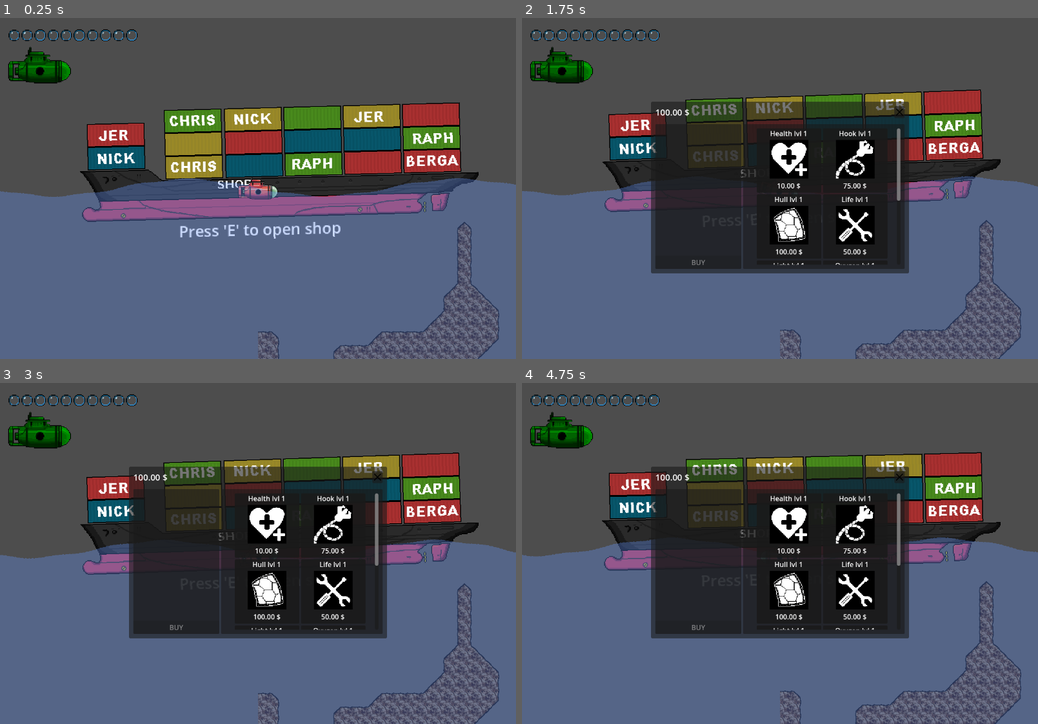
Above: before the commit, frames 1-4 (two rows, left to right).
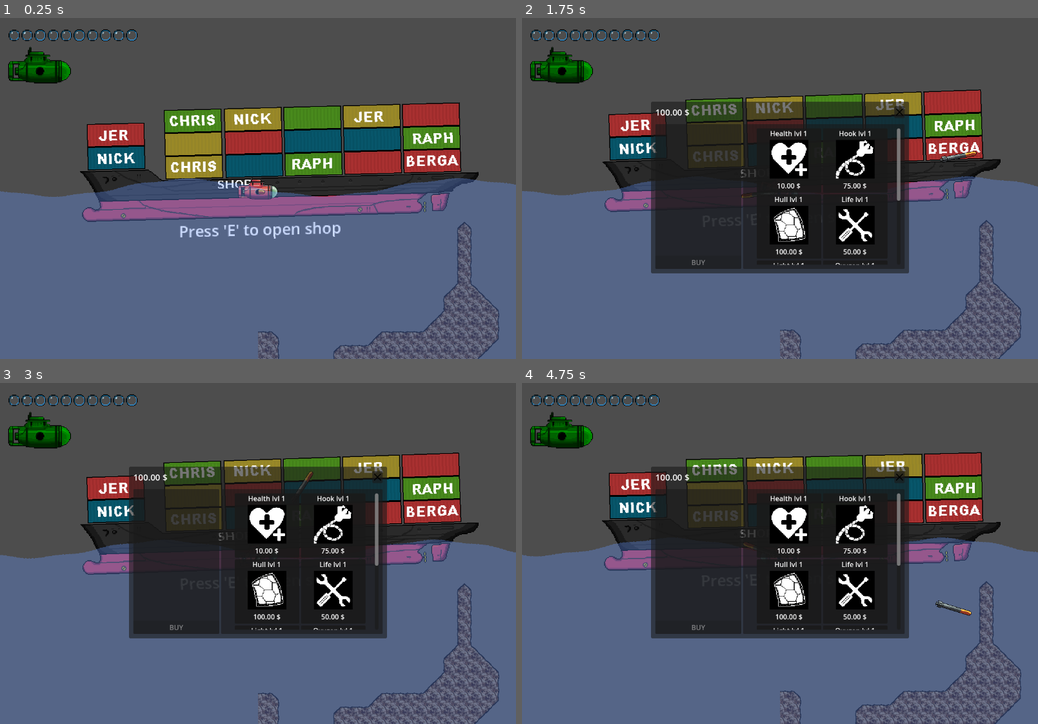
Above: after the commit, the same moments.

Repository: misterbamboo/ld57
Game: Godot game, scene res://MainGame.tscn
The game is run twice, just before and just after one commit, with the same random seed, the same clock (stepped at 60 frames per second) and the same inputs.
Inputs (mouse positions are in pixels of both pictures, inside the frame that each line leads up to):
- Up to frame 1 (0.25 s): no input
- Up to frame 2 (1.75 s): tap E at 0.5, 1.25, 1.35 s; move the mouse to (893, 171) at 0.52 s; hold Right (sub_right) 0.53-1.28 s; tap R at 0.6 s; click (893, 171) at 0.67 s; move the mouse to (676, 205) at 1.27 s; hold Down (sub_down) from 1.28 s (still down); click (676, 205) at 1.42 s
- Up to frame 3 (3 s): tap E at 2, 2.75, 2.85 s; move the mouse to (309, 478) at 2.02 s; release Down (sub_down) at 2.03 s; hold Right (sub_right) 2.03-2.78 s; tap R at 2.1 s; click (309, 478) at 2.17 s; move the mouse to (232, 621) at 2.77 s; hold Up (sub_up) from 2.78 s (still down); click (232, 621) at 2.92 s
- Up to frame 4 (4.75 s): tap E at 3.5, 4.25, 4.35 s; move the mouse to (934, 604) at 3.52 s; release Up (sub_up) at 3.53 s; hold Left (sub_left) from 3.53 s (still down); tap R at 3.6 s; click (934, 604) at 3.67 s; move the mouse to (625, 502) at 4.27 s; click (625, 502) at 4.42 s

The runs differ from the first frame. In frame 1, less than 0.1% of the frame differs, in the area x 50-52%, y 50-52%; in frame 2, less than 0.1%; in frame 3, less than 0.1%; in frame 4, 0.1%, in the area x 43-88%, y 47-69%.

Commit message:
feat: Finish torpido and explosion

Diff:
--- a/src/godotproject/CameraManagement/submarinefollow.gd
+++ b/src/godotproject/CameraManagement/submarinefollow.gd
@@ -1,7 +1,6 @@
 extends Camera2D
 
 @export var target: RigidBody2D
-@export var subdetails: Submarine
 @export var smoothing: float = 0.1
 @export var targetoffset: Vector2 = Vector2(0, 0)
 
@@ -18,7 +17,7 @@
 	_check_if_should_reload_map_viewport_page()
 
 func _check_if_should_reload_map_viewport_page():
-	var deepness = subdetails.get_deepness()
+	var deepness = 0 if Submarine.instance == null else Submarine.instance.get_deepness()
 	var deepness_viewport_page = int(deepness / rows_per_page)
 
 	if(current_page != deepness_viewport_page):
--- a/src/godotproject/MainGame.tscn
+++ b/src/godotproject/MainGame.tscn
@@ -7,14 +7,11 @@
 [ext_resource type="Script" uid="uid://nbkx4tclege3" path="res://GameState/game.gd" id="3_8qpgq"]
 [ext_resource type="Script" uid="uid://w6adipne8ret" path="res://Inventory/inventorymanager.gd" id="4_pv6b4"]
 [ext_resource type="Script" uid="uid://ck6i36gtinq6x" path="res://GameState/money.gd" id="5_cgwad"]
-[ext_resource type="Script" uid="uid://5vx4h3byum2p" path="res://Submarine/submarine.gd" id="6_v3hs3"]
 [ext_resource type="Texture2D" uid="uid://dyp607cybjdfp" path="res://Map/dirt_tile_map.png" id="7_ma1re"]
-[ext_resource type="Script" uid="uid://bx0ooudrvtw4x" path="res://Submarine/submarinemovement.gd" id="7_o8l48"]
-[ext_resource type="Texture2D" uid="uid://c3q64n0uvmwjt" path="res://Submarine/Assets/sub.png" id="7_x5ji8"]
 [ext_resource type="Texture2D" uid="uid://ugunphi5287t" path="res://ShopManagement/shop.png" id="8_mi4js"]
 [ext_resource type="Script" uid="uid://bgmjqnecg48wu" path="res://ShopManagement/shopboatmovement.gd" id="9_o3vwv"]
 [ext_resource type="Script" uid="uid://3sx05gvh1j1l" path="res://ShopManagement/OpenShop/openshop.gd" id="9_va67g"]
-[ext_resource type="Script" path="res://Submarine/submarinesprite.gd" id="11_yphxy"]
+[ext_resource type="PackedScene" uid="uid://da26qelyupo77" path="res://Submarine/submarine.tscn" id="12_05o7g"]
 [ext_resource type="Script" uid="uid://dkkyfc01q7jit" path="res://Water/water.gd" id="12_qtrx8"]
 [ext_resource type="Script" uid="uid://b6g4cy2wogxrw" path="res://HUD/oxygen_meter.gd" id="13_led80"]
 [ext_resource type="Texture2D" uid="uid://c6wguud8duno8" path="res://HUD/sub_hud.png" id="14_401ut"]
@@ -82,10 +79,9 @@
 
 [node name="CameraManagement" type="Node" parent="."]
 
-[node name="Camera2D" type="Camera2D" parent="CameraManagement" node_paths=PackedStringArray("target", "subdetails")]
+[node name="Camera2D" type="Camera2D" parent="CameraManagement" node_paths=PackedStringArray("target")]
 script = ExtResource("1_0v7qb")
 target = NodePath("../../Submarine")
-subdetails = NodePath("../../Submarine/SubmarineDetails")
 
 [node name="Audio" type="Node" parent="."]
 
@@ -122,14 +118,13 @@
 
 [node name="ShopManagement" type="Node2D" parent="."]
 
-[node name="ShopBoat" type="Sprite2D" parent="ShopManagement" node_paths=PackedStringArray("playerSub")]
+[node name="ShopBoat" type="Sprite2D" parent="ShopManagement"]
 scale = Vector2(2, 2)
 texture = ExtResource("8_mi4js")
 script = ExtResource("9_o3vwv")
-playerSub = NodePath("../../Submarine")
 boat_length = 1024
 
-[node name="OpenShop" type="Control" parent="ShopManagement/ShopBoat" node_paths=PackedStringArray("player", "shopBoatMovement", "shopScreen")]
+[node name="OpenShop" type="Control" parent="ShopManagement/ShopBoat" node_paths=PackedStringArray("shopBoatMovement", "shopScreen")]
 layout_mode = 3
 anchors_preset = 8
 anchor_left = 0.5
@@ -145,7 +140,6 @@
 size_flags_horizontal = 4
 size_flags_vertical = 4
 script = ExtResource("9_va67g")
-player = NodePath("../../../Submarine")
 shopBoatMovement = NodePath("..")
 shopScreen = NodePath("../../../CanvasLayer/ShopScreen")
 
@@ -166,19 +160,7 @@
 text = "Press 'E' to open shop"
 horizontal_alignment = 1
 
-[node name="Submarine" type="RigidBody2D" parent="."]
-gravity_scale = 0.0
-script = ExtResource("7_o8l48")
-
-[node name="CollisionPolygon2D" type="CollisionPolygon2D" parent="Submarine"]
-polygon = PackedVector2Array(0, 0, 1, 1, 0, 1)
-
-[node name="Sprite2D" type="Sprite2D" parent="Submarine"]
-texture = ExtResource("7_x5ji8")
-script = ExtResource("11_yphxy")
-
-[node name="SubmarineDetails" type="Node2D" parent="Submarine"]
-script = ExtResource("6_v3hs3")
+[node name="Submarine" parent="." instance=ExtResource("12_05o7g")]
 
 [node name="Water" type="Polygon2D" parent="." node_paths=PackedStringArray("followCam")]
 texture = SubResource("GradientTexture2D_mi4js")
--- a/src/godotproject/Singletons/life.gd
+++ b/src/godotproject/Singletons/life.gd
@@ -3,7 +3,8 @@
 var life_quantity: float
 var life_capacity: float
 func _get_life_capacity() -> float:
-	return life_capacity + Submarine.instance.hull_capacity_upgrade
+	var upg_capacity = 0 if Submarine.instance == null else Submarine.instance.hull_capacity_upgrade
+	return life_capacity + upg_capacity
 
 var losing_life := false
 
--- a/src/godotproject/Singletons/oxygen.gd
+++ b/src/godotproject/Singletons/oxygen.gd
@@ -3,7 +3,8 @@
 var quantity: float
 var oxy_capacity: float
 func _get_oxy_capacity() -> float:
-	return oxy_capacity + Submarine.instance.oxygen_capacity_upgrade
+	var upg_capacity = 0 if Submarine.instance == null else Submarine.instance.oxygen_capacity_upgrade
+	return oxy_capacity + upg_capacity
 
 @export var starting_quantity: float = 100.0
 @export var starting_capacity: float = 100.0
@@ -23,9 +24,12 @@
 	isInactive = false
 
 func _process(delta: float) -> void:
+	var deepness = 0 if Submarine.instance == null else Submarine.instance.get_deepness()
+	var invincible = false if Game.instance == null else  Game.instance.invincible
+
 	if(isInactive):
 		quantity += delta * recuperation_per_sec
-	elif Submarine.instance.get_deepness() > 0 and not Game.instance.invincible:
+	elif deepness > 0 and not invincible:
 		quantity -= delta * reduction_per_sec
 	else:
 		quantity += delta * recuperation_per_sec
--- a/src/godotproject/Submarine/submarine.gd
+++ b/src/godotproject/Submarine/submarine.gd
@@ -21,6 +21,8 @@
 
 	if(map == null)	:
 		map = MapGenerator.instance
+		if map == null: ## if still null
+			return 0
 
 	return clamp(rb.position.y / map.cell_size, 0, INF)
 
--- /dev/null
+++ b/src/godotproject/Submarine/submarine.tscn
@@ -0,0 +1,33 @@
+[gd_scene load_steps=8 format=3 uid="uid://da26qelyupo77"]
+
+[ext_resource type="Script" uid="uid://bx0ooudrvtw4x" path="res://Submarine/submarinemovement.gd" id="1_de3bh"]
+[ext_resource type="Texture2D" uid="uid://c3q64n0uvmwjt" path="res://Submarine/Assets/sub.png" id="2_bk2ki"]
+[ext_resource type="Script" path="res://Submarine/submarinesprite.gd" id="3_7kknb"]
+[ext_resource type="Script" uid="uid://5vx4h3byum2p" path="res://Submarine/submarine.gd" id="4_wjrfn"]
+[ext_resource type="Script" uid="uid://lun5pptgqmsx" path="res://Submarine/torpedo_launcher.gd" id="5_bk2ki"]
+[ext_resource type="PackedScene" uid="uid://c64yoqhyqqmb8" path="res://Torpedo/Torpedo.tscn" id="6_7kknb"]
+
+[sub_resource type="CircleShape2D" id="CircleShape2D_7kknb"]
+radius = 23.0217
+
+[node name="Submarine" type="RigidBody2D"]
+gravity_scale = 0.0
+lock_rotation = true
+script = ExtResource("1_de3bh")
+
+[node name="CollisionShape2D" type="CollisionShape2D" parent="."]
+position = Vector2(0, 8)
+shape = SubResource("CircleShape2D_7kknb")
+
+[node name="Sprite2D" type="Sprite2D" parent="."]
+texture_filter = 1
+texture = ExtResource("2_bk2ki")
+script = ExtResource("3_7kknb")
+
+[node name="SubmarineDetails" type="Node2D" parent="."]
+script = ExtResource("4_wjrfn")
+
+[node name="TorpedoLauncher" type="Node2D" parent="."]
+position = Vector2(1, 10)
+script = ExtResource("5_bk2ki")
+torpedoTemplace = ExtResource("6_7kknb")
--- a/src/godotproject/Submarine/submarinemovement.gd
+++ b/src/godotproject/Submarine/submarinemovement.gd
@@ -9,10 +9,12 @@
 @export var out_of_water_buffer_zone := 20.0
 
 func _physics_process(_delta):
-	var surface = Water.instance.surface_variation(global_position.x)
+	var surface = 0 if Water.instance == null else Water.instance.surface_variation(global_position.x)
 	_outside_water_force(surface)
 	_keep_on_surface_when_near(surface)
-	if Game.instance.get_state() == Game.GameState.IN_ACTION:
+
+	var state = Game.GameState.IN_SHOP if Game.instance == null else Game.instance.get_state()
+	if state == Game.GameState.IN_ACTION:
 		_move(surface)
 
 func _move(surface: float):
--- /dev/null
+++ b/src/godotproject/Submarine/torpedo_launcher.gd
@@ -0,0 +1,31 @@
+extends Node2D
+
+@export var torpedoTemplace: PackedScene
+
+var currentTorpedo: Torpedo = null
+
+func _process(delta: float) -> void:
+	if currentTorpedo == null:
+		spawnTorpedo()
+
+func spawnTorpedo():
+	if torpedoTemplace != null:
+			currentTorpedo = torpedoTemplace.instantiate() as Torpedo
+			add_child(currentTorpedo)
+
+func _input(event: InputEvent) -> void:
+
+	if currentTorpedo == null:
+		return
+
+	# follow mouse to look toward the pointer
+	if event is InputEventMouseMotion:
+		var mouse_pos = get_global_mouse_position()
+		var direction = (mouse_pos - global_position).normalized()
+		currentTorpedo.look_at(mouse_pos)
+
+	# launch torpedo on left click
+	if event is InputEventMouseButton and event.is_pressed():
+		currentTorpedo.reparent(get_tree().root)
+		currentTorpedo.launch()
+		currentTorpedo = null
--- /dev/null
+++ b/src/godotproject/Torpedo/Explosion.tscn
@@ -0,0 +1,55 @@
+[gd_scene load_steps=6 format=3 uid="uid://bmmphmusp8wnu"]
+
+[ext_resource type="Texture2D" uid="uid://bm7fywo3sng52" path="res://Torpedo/Assets/explosion_sprite_sheet.png" id="1_6y2o7"]
+[ext_resource type="Script" uid="uid://kivhe4efdgim" path="res://Torpedo/explosion.gd" id="1_fjjgq"]
+
+[sub_resource type="Animation" id="Animation_aah1a"]
+length = 0.3
+tracks/0/type = "value"
+tracks/0/imported = false
+tracks/0/enabled = true
+tracks/0/path = NodePath(".:frame")
+tracks/0/interp = 1
+tracks/0/loop_wrap = true
+tracks/0/keys = {
+"times": PackedFloat32Array(0, 0.0333333, 0.0666667, 0.1, 0.133333, 0.166667, 0.2),
+"transitions": PackedFloat32Array(1, 1, 1, 1, 1, 1, 1),
+"update": 1,
+"values": [7, 1, 2, 3, 4, 5, 6]
+}
+
+[sub_resource type="Animation" id="Animation_u6tmg"]
+resource_name = "launch"
+tracks/0/type = "value"
+tracks/0/imported = false
+tracks/0/enabled = true
+tracks/0/path = NodePath(".:frame")
+tracks/0/interp = 1
+tracks/0/loop_wrap = true
+tracks/0/keys = {
+"times": PackedFloat32Array(0, 0.1, 0.2, 0.3, 0.4, 0.5, 0.6),
+"transitions": PackedFloat32Array(1, 1, 1, 1, 1, 1, 1),
+"update": 1,
+"values": [1, 2, 3, 4, 5, 6, 7]
+}
+
+[sub_resource type="AnimationLibrary" id="AnimationLibrary_y8xan"]
+_data = {
+&"RESET": SubResource("Animation_aah1a"),
+&"launch": SubResource("Animation_u6tmg")
+}
+
+[node name="Explosion" type="Node2D"]
+script = ExtResource("1_fjjgq")
+
+[node name="Node2D" type="Sprite2D" parent="."]
+texture = ExtResource("1_6y2o7")
+hframes = 4
+vframes = 2
+frame = 7
+
+[node name="AnimationLaunch" type="AnimationPlayer" parent="Node2D"]
+libraries = {
+&"": SubResource("AnimationLibrary_y8xan")
+}
+speed_scale = 3.0
--- /dev/null
+++ b/src/godotproject/Torpedo/Torpedo.tscn
@@ -0,0 +1,66 @@
+[gd_scene load_steps=7 format=3 uid="uid://c64yoqhyqqmb8"]
+
+[ext_resource type="Texture2D" uid="uid://dqalwskhmj1k5" path="res://Torpedo/Assets/torpedo_sprite_sheet.png" id="1_gk5of"]
+[ext_resource type="Script" uid="uid://dx7gmpkurseow" path="res://Torpedo/torpedo.gd" id="1_u6tmg"]
+[ext_resource type="PackedScene" uid="uid://bmmphmusp8wnu" path="res://Torpedo/Explosion.tscn" id="2_aah1a"]
+
+[sub_resource type="Animation" id="Animation_aah1a"]
+length = 0.001
+tracks/0/type = "value"
+tracks/0/imported = false
+tracks/0/enabled = true
+tracks/0/path = NodePath(".:frame")
+tracks/0/interp = 1
+tracks/0/loop_wrap = true
+tracks/0/keys = {
+"times": PackedFloat32Array(0),
+"transitions": PackedFloat32Array(1),
+"update": 1,
+"values": [0]
+}
+
+[sub_resource type="Animation" id="Animation_u6tmg"]
+resource_name = "launch"
+tracks/0/type = "value"
+tracks/0/imported = false
+tracks/0/enabled = true
+tracks/0/path = NodePath(".:frame")
+tracks/0/interp = 1
+tracks/0/loop_wrap = true
+tracks/0/keys = {
+"times": PackedFloat32Array(0, 0.166667, 0.333333, 0.5, 0.666667, 0.833333),
+"transitions": PackedFloat32Array(1, 1, 1, 1, 1, 1),
+"update": 1,
+"values": [0, 1, 2, 3, 4, 5]
+}
+
+[sub_resource type="AnimationLibrary" id="AnimationLibrary_y8xan"]
+_data = {
+&"RESET": SubResource("Animation_aah1a"),
+&"launch": SubResource("Animation_u6tmg")
+}
+
+[node name="Torpedo" type="RigidBody2D" node_paths=PackedStringArray("explosionTarget")]
+gravity_scale = 0.0
+script = ExtResource("1_u6tmg")
+explosionTarget = NodePath("ExplosionPos")
+explosion = ExtResource("2_aah1a")
+
+[node name="CollisionPolygon2D" type="CollisionPolygon2D" parent="."]
+position = Vector2(37, 0)
+polygon = PackedVector2Array(53, -3, 53, 2, 49, 5, 10, 6, 10, -7, 49, -6)
+disabled = true
+
+[node name="Node2D" type="Sprite2D" parent="."]
+texture = ExtResource("1_gk5of")
+offset = Vector2(45, 0)
+vframes = 6
+
+[node name="AnimationLaunch" type="AnimationPlayer" parent="Node2D"]
+libraries = {
+&"": SubResource("AnimationLibrary_y8xan")
+}
+speed_scale = 10.0
+
+[node name="ExplosionPos" type="Node2D" parent="."]
+position = Vector2(90, 0)
--- /dev/null
+++ b/src/godotproject/Torpedo/explosion.gd
@@ -0,0 +1,4 @@
+extends Node
+
+func _ready() -> void:
+	$Node2D/AnimationLaunch.play("launch")
--- /dev/null
+++ b/src/godotproject/Torpedo/torpedo.gd
@@ -0,0 +1,55 @@
+class_name Torpedo extends RigidBody2D
+
+@export var explosionTarget: Node2D
+@export var explosion: PackedScene
+
+var launched: bool = false
+var traveling: bool = false
+
+var max_accel_force := 1500
+var accel_t := 0.0
+
+var _anim: AnimationPlayer
+func _ready() -> void:
+	_anim = $Node2D/AnimationLaunch
+	freeze = true
+	$CollisionPolygon2D.disabled = true
+
+	contact_monitor = true
+	max_contacts_reported = 1
+	connect("body_entered", _on_body_entered)
+
+func launch():
+	_anim.play("launch")
+	launched = true
+
+func travel():
+	traveling = true
+	freeze = false
+	$CollisionPolygon2D.disabled = false
+
+func _process(delta: float) -> void:
+	if launched and !traveling:
+		waitForTravel()
+	elif launched and traveling:
+		move(delta)
+	else:
+		pass
+
+func waitForTravel():
+	if _anim.current_animation != "":
+		var animT = _anim.current_animation_position / _anim.current_animation_length
+	elif launched:
+		travel()
+
+func move(delta: float):
+	accel_t += delta
+	var t = accel_t * accel_t
+	var accel = max_accel_force * t
+	linear_velocity = Vector2.RIGHT.rotated(rotation) * accel
+
+func _on_body_entered(body: Node):
+	var instance = explosion.instantiate() as Node2D
+	get_tree().root.add_child(instance)
+	instance.global_position = explosionTarget.global_position
+	queue_free()
Not shown: 1 places in src/godotproject/MainGame.tscn that only renumber resources
Not shown, added: src/godotproject/Submarine/torpedo_launcher.gd.uid
Binary file added: src/godotproject/Torpedo/Assets/explode/explosion.png
Not shown, added: src/godotproject/Torpedo/Assets/explode/explosion.png.import
Binary file added: src/godotproject/Torpedo/Assets/explosion_sprite_sheet.png
Not shown, added: src/godotproject/Torpedo/Assets/explosion_sprite_sheet.png.import
Binary file added: src/godotproject/Torpedo/Assets/torpedo/orig.bmp
Not shown, added: src/godotproject/Torpedo/Assets/torpedo/orig.bmp.import
Not shown, added: src/godotproject/Torpedo/Assets/torpedo/orig.png.import
Binary file added: src/godotproject/Torpedo/Assets/torpedo/orig_sprite_sheet.png
Not shown, added: src/godotproject/Torpedo/Assets/torpedo/orig_sprite_sheet.png.import
Binary file added: src/godotproject/Torpedo/Assets/torpedo/torpedo_15.png
(and 18 more such lines)
